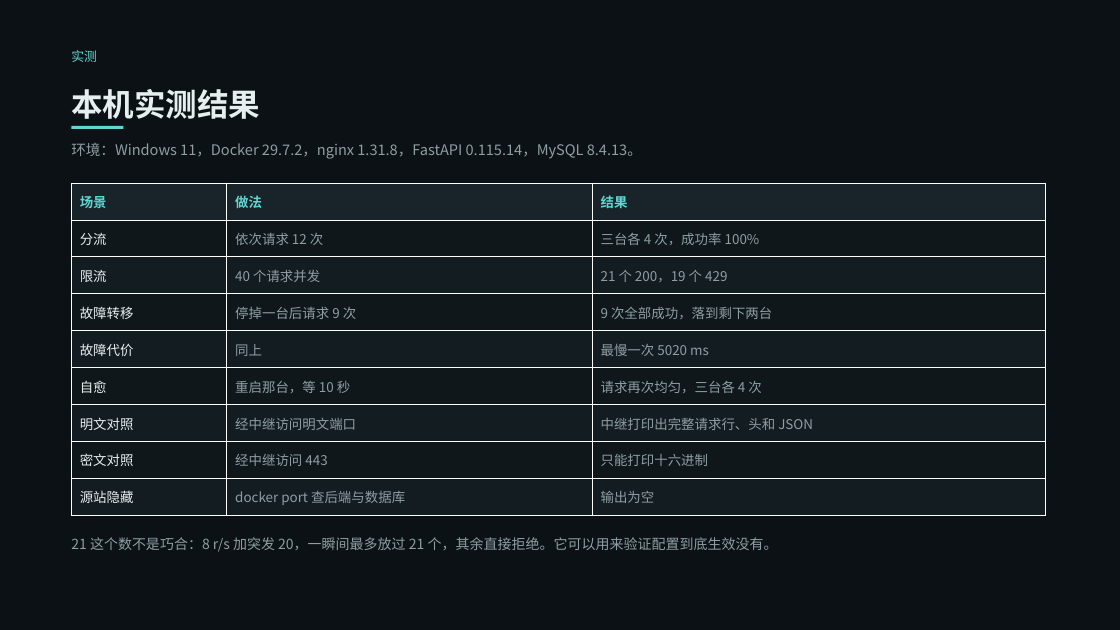
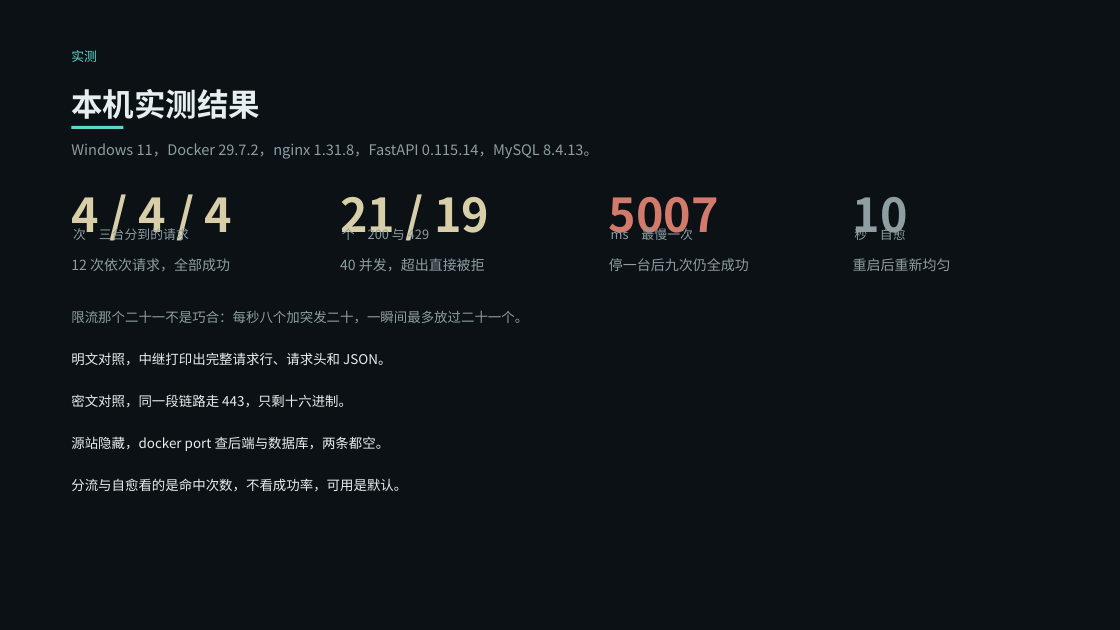
Before and after one commit to VesselPaper/symbiont, a slide deck: slide 17 of share/技术分享-应用代理与负载均衡.pptx. Drawn at 1120x630 pixels with LibreOffice and Linux fonts; fonts in the diff are those of the drawing. Boxes give left, top, right and bottom in pixels: in the first picture for what was removed or moved away, otherwise in the second. Text is boxed around its words. In the diff, an @@ line names an element or a change of style, - is before the commit and + after.

Commit message:
docs(share): PPT 去掉六张表格，改成排版承担层次
- 七步改成编号列表，配置行用等宽字体压在下面
- 安全职责改成两列条目，职责加一句实测
- 容量与可用性改成阶梯，缩进和一根短线表示往上的台阶，当前那级用冷青
- 算法取舍改成三张卡，其余算法不占版面
- 改造前后改成改前 改后 两端对齐的行，中间一根短线
- 实测改成四个大数字加五行说明
- 顺带修一处换行孤零零的句号

```diff
--- a/share/技术分享-应用代理与负载均衡.pptx
+++ b/share/技术分享-应用代理与负载均衡.pptx
@@ text at [71,143,598,159]: text changed @@
-环境：Windows 11，Docker 29.7.2，nginx 1.31.8，FastAPI 0.115.14，MySQL 8.4.13。
+Windows 11，Docker 29.7.2，nginx 1.31.8，FastAPI 0.115.14，MySQL 8.4.13。
@@ table removed at [71,183,1046,516], 9 rows, 3 columns @@
-场景 | 做法 | 结果
-分流 | 依次请求 12 次 | 三台各 4 次，成功率 100%
-限流 | 40 个请求并发 | 21 个 200，19 个 429
-故障转移 | 停掉一台后请求 9 次 | 9 次全部成功，落到剩下两台
-故障代价 | 同上 | 最慢一次 5020 ms
-自愈 | 重启那台，等 10 秒 | 请求再次均匀，三台各 4 次
-明文对照 | 经中继访问明文端口 | 中继打印出完整请求行、头和 JSON
-密文对照 | 经中继访问 443 | 只能打印十六进制
-源站隐藏 | docker port 查后端与数据库 | 输出为空
@@ text added at [71,197,233,240], 40 pt, text #D8CFA8, bold @@
+4 / 4 / 4
@@ text added at [340,197,489,240], 40 pt, text #D8CFA8, bold @@
+21 / 19
@@ text added at [609,197,719,240], 40 pt, text #D27A6C, bold @@
+5007
@@ text added at [853,197,908,240], 40 pt, text #8E9EA2, bold @@
+10
@@ text added at [99,226,189,241], 11 pt, text #8E9EA2 @@
+次 三台分到的请求
@@ text added at [342,226,429,241], 11 pt, text #8E9EA2 @@
+个 200 与 429
@@ text added at [611,226,692,240], 11 pt, text #8E9EA2 @@
+ms 最慢一次
@@ text added at [854,226,906,240], 11 pt, text #8E9EA2 @@
+秒 自愈
@@ text added at [71,258,230,271], 12 pt, text #8E9EA2 @@
+12 次依次请求，全部成功
@@ text added at [340,258,485,271], 12 pt, text #8E9EA2 @@
+40 并发，超出直接被拒
@@ text added at [609,258,749,271], 12 pt, text #8E9EA2 @@
+停一台后九次仍全成功
@@ text added at [853,258,951,271], 12 pt, text #8E9EA2 @@
+重启后重新均匀
@@ text added at [71,311,528,323], 11.5 pt, text #8E9EA2 @@
+限流那个二十一不是巧合：每秒八个加突发二十，一瞬间最多放过二十一个。
@@ text added at [71,352,391,365], 11.5 pt, text #E6EEEF @@
+明文对照，中继打印出完整请求行、请求头和 JSON。
@@ text added at [71,394,352,407], 11.5 pt, text #E6EEEF @@
+密文对照，同一段链路走 443，只剩十六进制。
@@ text added at [71,436,390,451], 11.5 pt, text #E6EEEF @@
+源站隐藏，docker port 查后端与数据库，两条都空。
@@ text added at [71,478,407,491], 11.5 pt, text #E6EEEF @@
+分流与自愈看的是命中次数，不看成功率，可用是默认。
@@ text removed at [71,537,778,552] @@
-21 这个数不是巧合：8 r/s 加突发 20，一瞬间最多放过 21 个，其余直接拒绝。它可以用来验证配置到底生效没有。
```
Also in this commit, not shown: 5 other slides changed, 1 other file.
